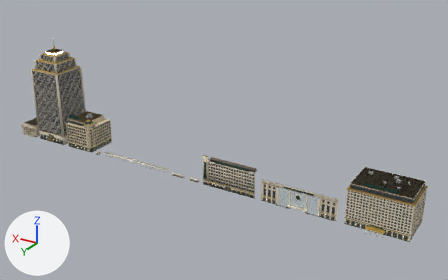
One commit to the Blender file assets/buildings/plaza.blend: the scene before it, then after it.
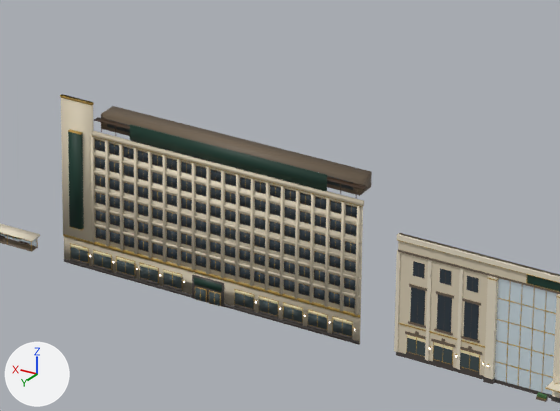
The first picture shows the older version from a 50 mm lens placed at (-112.0, 538.0, 331.0), pointed at (230.0, -32.0, 46.0). The close-ups show the older and then the newer version on the part from 43% to 65% of the width and 50% to 75% of the height of that picture. Only the edits that show in the close-ups are written down. Lighting does not change. The marker at lower left points along +X, +Y and +Z.

Before the edit, the objects in view are built like this:
```python
ob_plaza_busshelter_body = bpy.data.objects.new('plaza_busshelter_body', me_plaza_busshelter_body)
ob_plaza_busshelter_body.parent = ob_plaza_busshelter
ob_plaza_busshelter_body.location = (0.0, 0.0, 0.0)
ob_plaza_front_body = bpy.data.objects.new('plaza_front_body', me_plaza_front_body)
ob_plaza_front_body.parent = ob_plaza_front
ob_plaza_front_body.location = (0.0, 0.0, 0.0)
ob_plaza_stationbldg_body = bpy.data.objects.new('plaza_stationbldg_body', me_plaza_stationbldg_body)
ob_plaza_stationbldg_body.parent = ob_plaza_stationbldg
ob_plaza_stationbldg_body.location = (0.0, 0.0, 0.0)
```
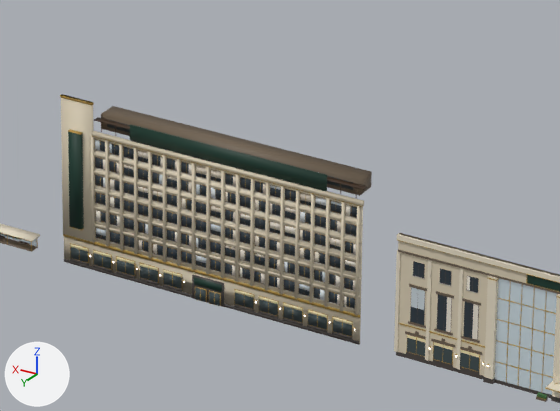
The change, as a list of edits to the scene's bpy script:
```text
Change me_plaza_front_body:
    used by ob_plaza_front_body; parent = ob_plaza_front; location = (0.0, 0.0, 0.0)
    remove me_plaza_front_body.from_pydata(...)  # 1844 vertices, 1358 faces; spans x -44.3..44.3, y -0.1..3.6, z 0.0..26.0
    add me_plaza_front_body.from_pydata(...)  # 2012 vertices, 1484 faces; spans x -44.3..44.3, y -0.1..3.6, z 0.0..26.0
    me_plaza_front_body part 1: the loose piece of 8 vertices spanning x 28.3..28.4, y 0.3..0.4, z 8.0..15.5 is copied, and the copy is scaled about its middle by (21.6, 0.08, 0.979), then moved by (-0.9, 0.0, 0.0); it spans x 26.9..28.0, y 0.4, z 8.1..15.4
    me_plaza_front_body part 2: the loose piece of 8 vertices spanning x 28.3..28.4, y 0.3..0.4, z 18.0..21.0 is copied, and the copy is scaled about its middle by (12.1, 0.08, 0.947), then moved by (0.8, 0.0, 0.0); it spans x 28.9..29.5, y 0.4, z 18.1..20.9
    me_plaza_front_body part 3: the loose piece of 8 vertices spanning x 34.0, y 0.3..0.4, z 8.0..15.5 is copied, and the copy is scaled about its middle by (18.8, 0.08, 0.979), then moved by (-1.0, 0.0, 0.0); it spans x 32.6..33.5, y 0.4, z 8.1..15.4
    me_plaza_front_body part 4: the loose piece of 8 vertices spanning x 39.6..39.7, y 0.3..0.4, z 8.0..15.5 is copied, and the copy is scaled about its middle by (57.2, 0.08, 0.553), then moved by (0.0, 0.0, 1.6); it spans x 38.2..41.1, y 0.4, z 11.3..15.4
    other edits to the shape of me_plaza_front_body do not show in these pictures
Change me_plaza_stationbldg_body:
    used by ob_plaza_stationbldg_body; parent = ob_plaza_stationbldg; location = (0.0, 0.0, 0.0)
    remove me_plaza_stationbldg_body.from_pydata(...)  # 3859 vertices, 2916 faces; spans x -34.0..33.9, y -6.0..1.5, z 0.0..37.0
    add me_plaza_stationbldg_body.from_pydata(...)  # 5331 vertices, 4020 faces; spans x -34.0..33.9, y -6.0..1.5, z 0.0..37.0
    me_plaza_stationbldg_body part 5: the loose piece of 8 vertices spanning x -24.8, y 0.2..0.3, z 7.4..9.7 is copied, and the copy is scaled about its middle by (20.3, 0.08, 0.93), then moved by (-0.7, 0.0, 0.0); it spans x -26.0..-25.0, y 0.3, z 7.5..9.6
    me_plaza_stationbldg_body part 6: the loose piece of 8 vertices spanning x -21.5, y 0.2..0.3, z 7.4..9.7 is copied, and the copy is scaled about its middle by (47.2, 0.08, 0.455), then moved by (0.0, 0.0, 0.5); it spans x -22.7..-20.3, y 0.3, z 8.6..9.6
    me_plaza_stationbldg_body part 7: the loose piece of 8 vertices spanning x 1.7..1.8, y 0.2..0.3, z 7.4..9.7 is copied, and the copy is scaled about its middle by (47.2, 0.08, 0.525), then moved by (0.0, 0.0, 0.5); it spans x 0.5..2.9, y 0.3, z 8.4..9.6
    me_plaza_stationbldg_body part 8: the loose piece of 8 vertices spanning x 24.9..25.0, y 0.2..0.3, z 7.4..9.7 is copied, and the copy is scaled about its middle by (47.2, 0.08, 0.568), then moved by (0.0, 0.0, 0.4); it spans x 23.8..26.1, y 0.3, z 8.3..9.6
    me_plaza_stationbldg_body part 9: 1232 vertices added at x -32.8..26.3, y 0.2..0.3, z 11.2..29.1
    me_plaza_stationbldg_body part 10: 186 faces spanning x -32.6..26.1, y 0.2..0.3, z 7.5..29.1 switch from mat_windowlit to mat_window
    me_plaza_stationbldg_body part 11: 180 faces spanning x -32.6..26.1, y 0.2..0.3, z 7.5..29.1 switch from mat_window to mat_windowlit
    other edits to the shape of me_plaza_stationbldg_body do not show in these pictures
```

Boxes (x1, y1, x2, y2) around the edits, measured in the close-ups (560 x 411 px):
part 1 of me_plaza_front_body, added: after (472, 304, 479, 340)
part 2 of me_plaza_front_body, added: after (467, 276, 470, 290)
part 3 of me_plaza_front_body, added: after (446, 297, 452, 332)
part 4 of me_plaza_front_body, added: after (411, 287, 425, 310)
part 5 of me_plaza_stationbldg_body, added: after (320, 289, 325, 300)
part 6 of me_plaza_stationbldg_body, added: after (299, 284, 310, 291)
part 7 of me_plaza_stationbldg_body, added: after (196, 255, 206, 263)
part 8 of me_plaza_stationbldg_body, added: after (96, 228, 106, 236)
part 9 of me_plaza_stationbldg_body, added: after (94, 140, 357, 291)
part 10 of me_plaza_stationbldg_body, edited (looks the same): (100, 144, 354, 305) in both
part 11 of me_plaza_stationbldg_body, edited (looks the same): (95, 152, 357, 300) in both
